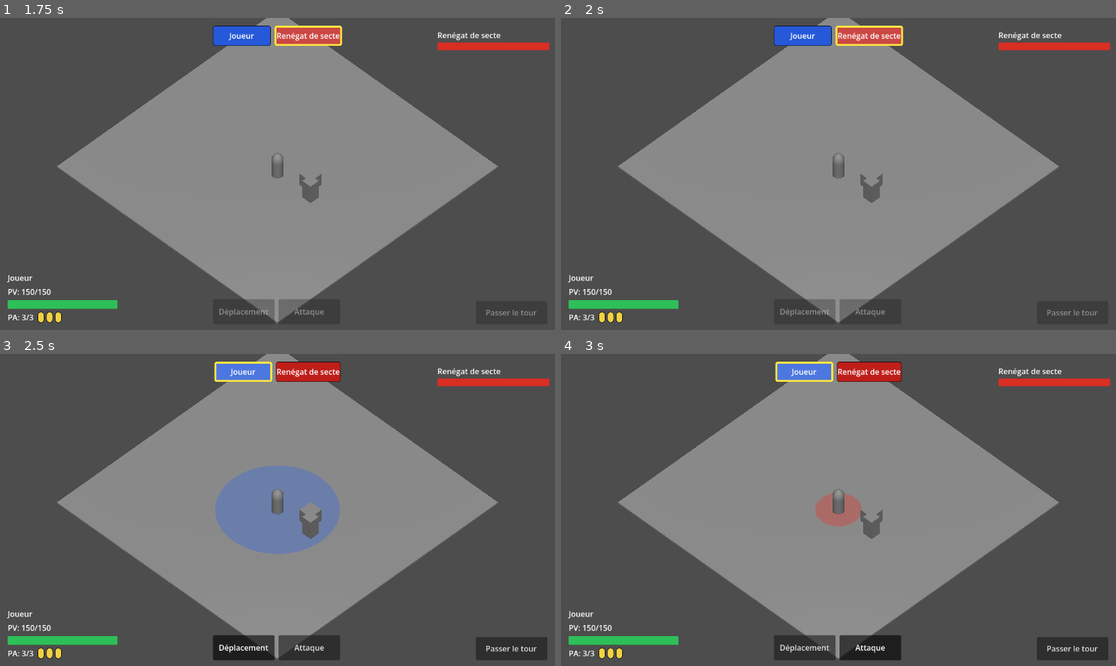
Above: before the commit, frames 1-4 (two rows, left to right).
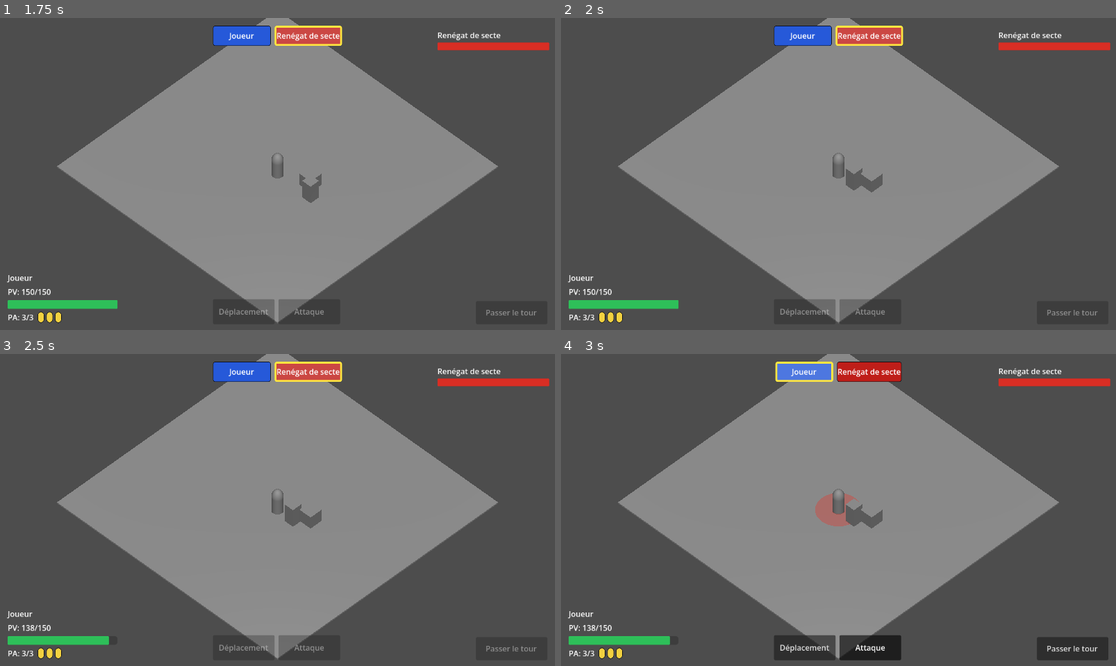
Above: after the commit, the same moments.

Repository: sillpct/lagoutte
Game: Godot game, scene res://scenes/main/main.tscn
The game is run twice, just before and just after one commit, with the same random seed, the same clock (stepped at 60 frames per second) and the same inputs.
Inputs (mouse positions are in pixels of both pictures, inside the frame that each line leads up to):
- Up to frame 1 (1.75 s): click "Nouvelle Partie" at 0.5 s; tap Enter (ui_accept) at 1.25, 1.52 s; move the mouse to (399, 158) at 1.27 s; hold Right (ui_right) from 1.28 s (still down); hold T (end_turn) from 1.28 s (still down); click (399, 158) at 1.42 s
- Up to frame 2 (2 s): keep holding Right (ui_right); keep holding T (end_turn)
- Up to frame 3 (2.5 s): move the mouse to (166, 525) at 2.02 s; release Right (ui_right) at 2.03 s; release T (end_turn) at 2.03 s; hold Down (ui_down) from 2.03 s (still down); tap E (interact) at 2.1 s; tap Enter (ui_accept) at 2.27 s
- Up to frame 4 (3 s): move the mouse to (894, 441) at 2.77 s; release Down (ui_down) at 2.78 s; hold Right (ui_right) from 2.78 s (still down); hold A (toggle_attack_mode) from 2.78 s (still down)

Frame 1 is identical in both runs. In frame 2, 0.3% of the frame differs, in the area x 51-58%, y 48-60%; in frame 3, 7.2%, in the area x 4-97%, y 2-98%; in frame 4, 0.4%.

Commit message:
Update enemy_brain.gd

Diff:
--- a/scenes/combat/enemy_brain.gd
+++ b/scenes/combat/enemy_brain.gd
@@ -5,6 +5,9 @@
 const TURN_START_PAUSE := 0.5
 const AFTER_MOVE_PAUSE := 0.45
 const BEFORE_END_TURN_PAUSE := 0.45
+const MELEE_STOP_MARGIN := 0.1
+const OCCUPATION_STOP_MARGIN := 0.05
+const FALLBACK_DESTINATION_STEPS := 12
 
 @export var grid: CombatGrid
 @export var combat_manager: CombatManager
@@ -93,30 +96,74 @@
 		return
 
 	var origin := unit.global_position
+	var minimum_occupation_distance := (
+		grid.get_unit_occupation_radius(unit)
+		+ grid.get_unit_occupation_radius(target)
+	)
+	var stop_distance := maxf(
+		minimum_occupation_distance + OCCUPATION_STOP_MARGIN,
+		combat_attack.get_effective_melee_range(unit, target) - MELEE_STOP_MARGIN
+	)
 	var limited_destination := CombatRules.get_world_step_toward(
 		origin,
 		target.global_position,
 		float(agility_available),
-		CombatAttack.MELEE_RANGE
+		stop_distance
 	)
 	var distance_traveled := CombatRules.get_world_distance(origin, limited_destination)
 	if is_zero_approx(distance_traveled):
 		print("Renégat de secte : aucun déplacement possible.")
 		return
 
+	var destination := limited_destination
+	var used_partial_fallback := false
+	if not grid.is_world_position_free(destination, grid.get_unit_occupation_radius(unit), unit):
+		destination = _get_closest_valid_destination_toward_target(
+			origin,
+			float(agility_available),
+			minimum_occupation_distance + OCCUPATION_STOP_MARGIN
+		)
+		used_partial_fallback = true
+
+	distance_traveled = CombatRules.get_world_distance(origin, destination)
+	if is_zero_approx(distance_traveled):
+		print("Renégat de secte : aucun déplacement valide.")
+		return
+
 	var cost := ceili(clampf(distance_traveled, 0.0, float(agility_available)))
 	if cost <= 0:
 		return
-	if not grid.place_unit_at_world(unit, limited_destination):
+	if not grid.place_unit_at_world(unit, destination):
 		print("Renégat de secte : placement impossible.")
 		return
 	if not combat_manager.spend_agility(unit, cost):
 		print("Renégat de secte : Agilité insuffisante.")
 		return
 
+	if used_partial_fallback:
+		print("Renégat de secte : rapprochement partiel.")
 	print(
 		"Renégat de secte avance vers ", unit.global_position,
 		" — coût: ", cost,
 		", Agilité restante: ", combat_manager.get_agility_current(unit),
 		" / ", combat_manager.get_agility_max(unit)
 	)
+
+func _get_closest_valid_destination_toward_target(
+	origin: Vector3,
+	max_distance: float,
+	minimum_stop_distance: float
+) -> Vector3:
+	var distance_to_target := CombatRules.get_world_distance(origin, target.global_position)
+	var max_travel_distance := minf(
+		max_distance,
+		maxf(0.0, distance_to_target - minimum_stop_distance)
+	)
+
+	for step in range(FALLBACK_DESTINATION_STEPS, 0, -1):
+		var travel_distance := max_travel_distance * float(step) / float(FALLBACK_DESTINATION_STEPS)
+		var candidate := CombatRules.get_world_step_toward(origin, target.global_position, travel_distance)
+		if grid.is_world_position_free(candidate, grid.get_unit_occupation_radius(unit), unit):
+			return candidate
+
+	return origin
